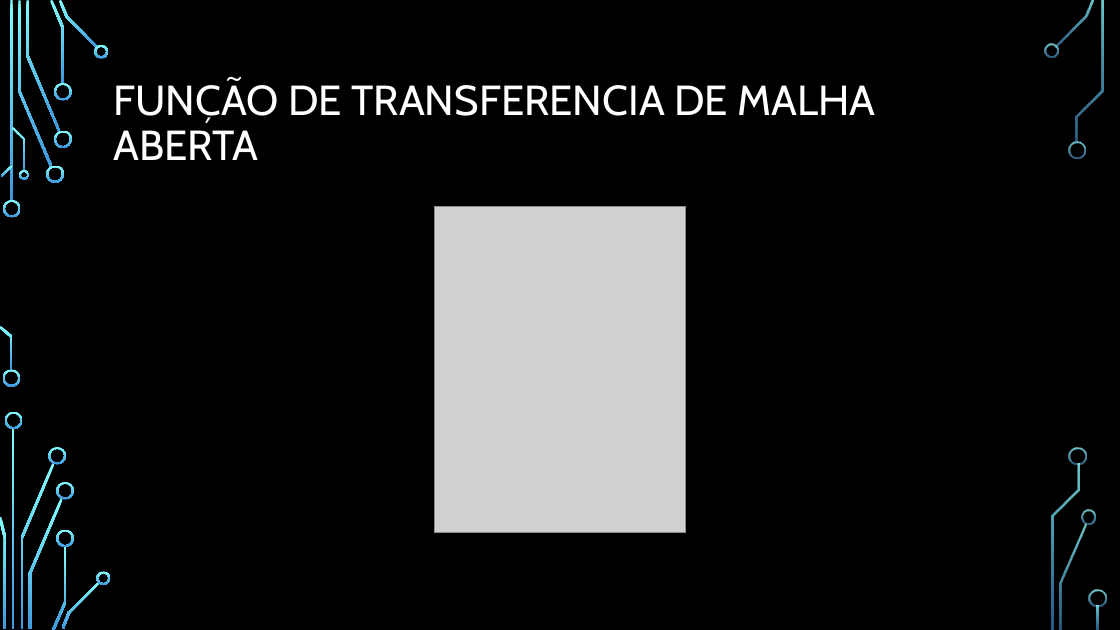
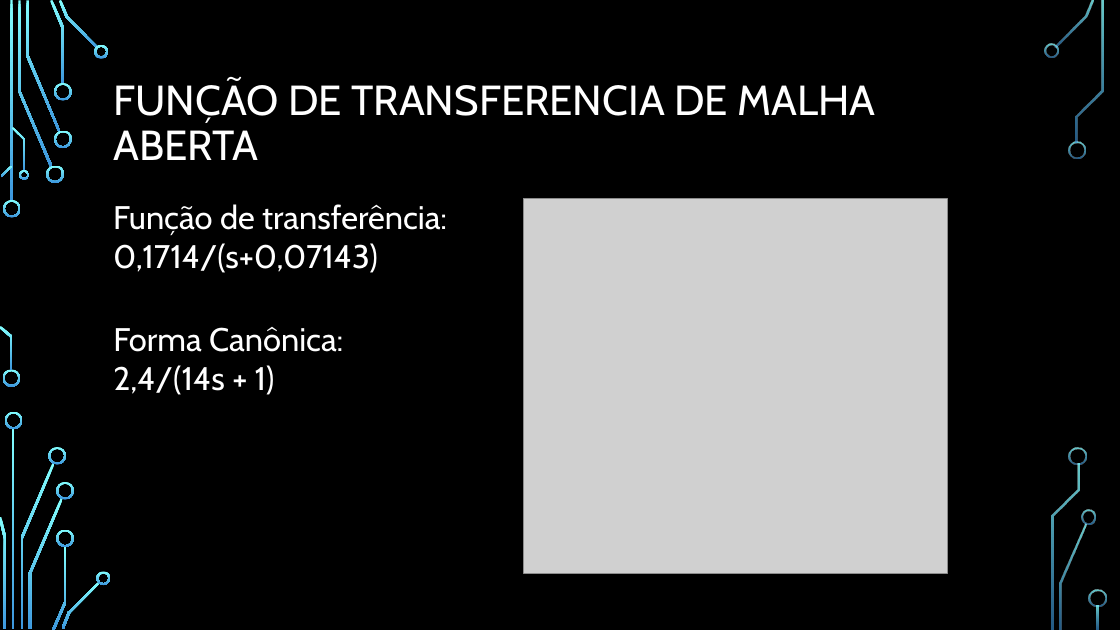
Before and after one commit to George-Luis-Costa/C213-Sistemas-Embarcados-, a slide deck: slide 3 of Projeto1/Apresentação.pptx (slide 4 before the commit). Drawn at 1120x630 pixels with LibreOffice and Linux fonts; fonts in the diff are those of the drawing; grey boxes stand for pictures; background and template pictures are left out. Boxes give left, top, right and bottom in pixels: in the first picture for what was removed or moved away, otherwise in the second. Text is boxed around its words. In the diff, an @@ line names an element or a change of style, - is before the commit and + after.

```diff
--- a/Projeto1/Apresentação.pptx
+++ b/Projeto1/Apresentação.pptx
@@ text added at box(113, 204, 447, 273), 28 pt, text #FFFFFF @@
+Função de transferência:
+0,1714/(s+0,07143)
@@ picture: place and size @@
-picture at box(434, 207, 686, 532)
+picture at box(524, 199, 948, 574)
@@ text added at box(113, 327, 343, 395), 28 pt, text #FFFFFF @@
+Forma Canônica:
+2,4/(14s + 1)
```
Also in this commit, not shown: 4 other slides changed, 5 slides added, 1 slide removed.
